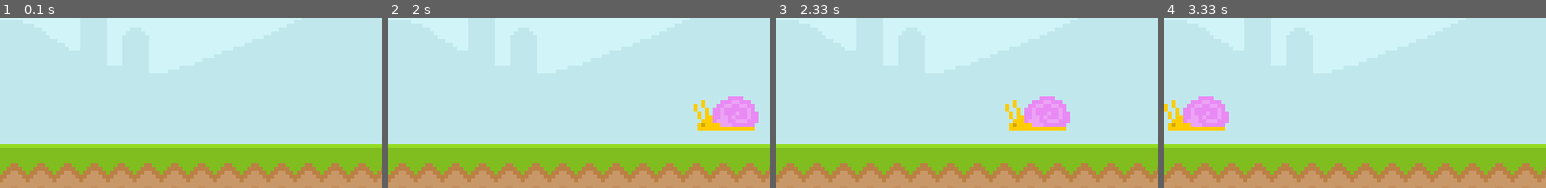
Above: before the commit, frames 1-4 (left to right).
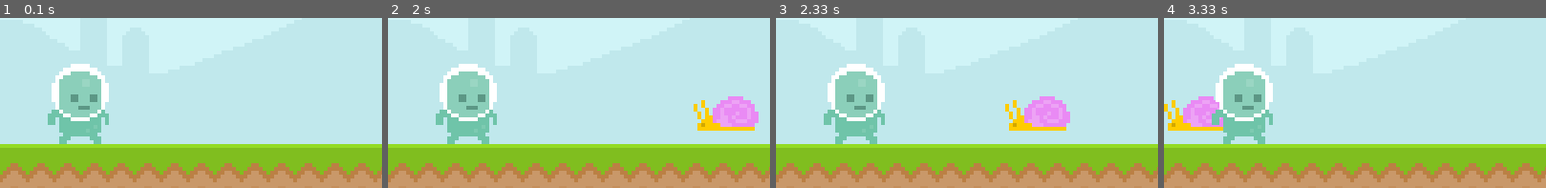
Above: after the commit, the same moments.

Repository: Zain-Khoso/pygame-runner
Game: pygame game, started from main.py
Two runs of this game, one before a commit and one after it. Both use one fixed random seed, a clock stepped at 60 frames per second and the inputs below.
Inputs:
- Up to frame 1 (0.1 s): no input
- Up to frame 2 (2 s): no input
- Up to frame 3 (2.33 s): no input
- Up to frame 4 (3.33 s): no input
The pictures show only the part of the screen within x 0-50%, y 35-85%; the shares and areas given below are measured in that part.

The runs differ from the first frame. In frame 1, 5.6% of the frame differs, in the area x 12-29%, y 26-75%; in frame 2, 5.6%; in frame 3, 5.6%; in frame 4, 5.6%.

Commit message:
fix: Working with rectangles

Diff:
--- a/main.py
+++ b/main.py
@@ -14,6 +14,9 @@
 snail_surface = pygame.image.load("graphics/snail/snail1.png").convert_alpha()
 snail_x_pos = 800
 
+player_suface = pygame.image.load("graphics/Player/player_walk_1.png").convert_alpha()
+player_rect = player_suface.get_rect(bottomleft=(50, 300))
+
 while True:
     for event in pygame.event.get():
         if event.type == pygame.QUIT:
@@ -29,6 +32,7 @@
         snail_x_pos = 800
 
     screen.blit(snail_surface, (snail_x_pos, 250))
+    screen.blit(player_suface, player_rect)
 
     pygame.display.update()
     clock.tick(60)
